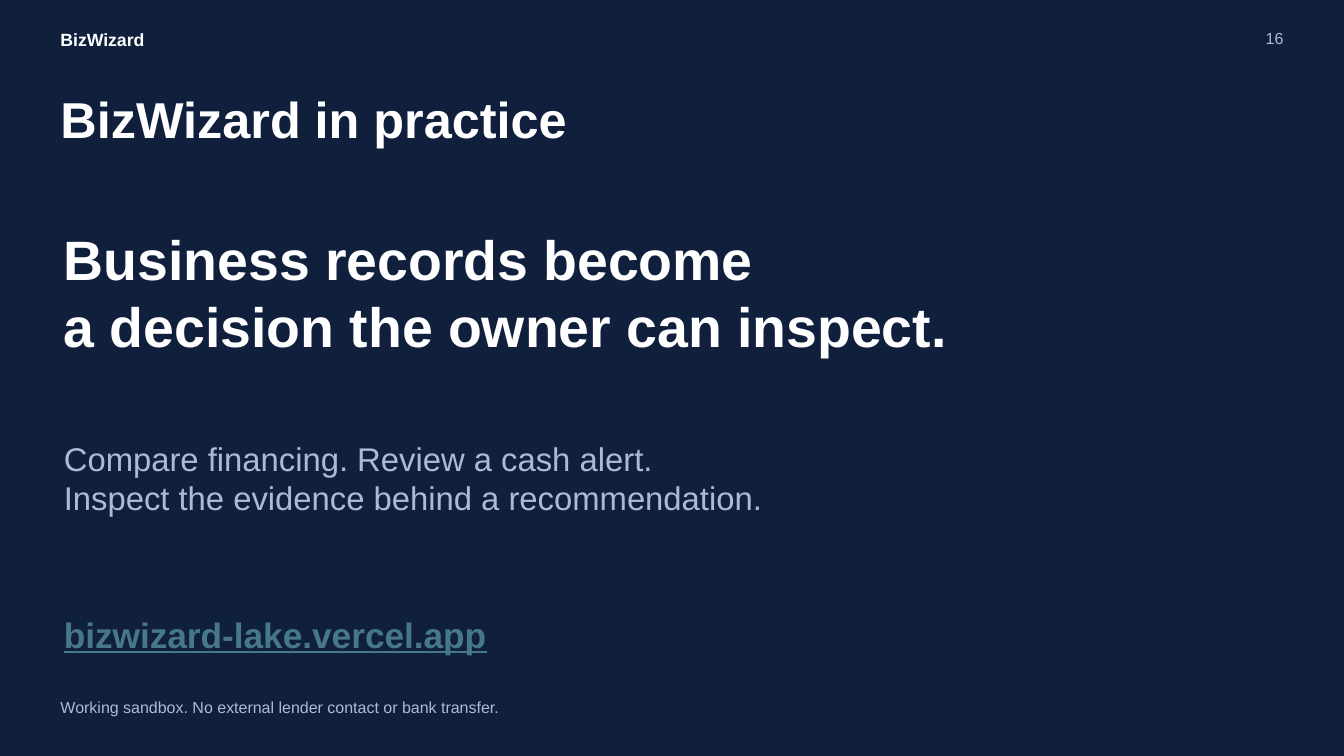
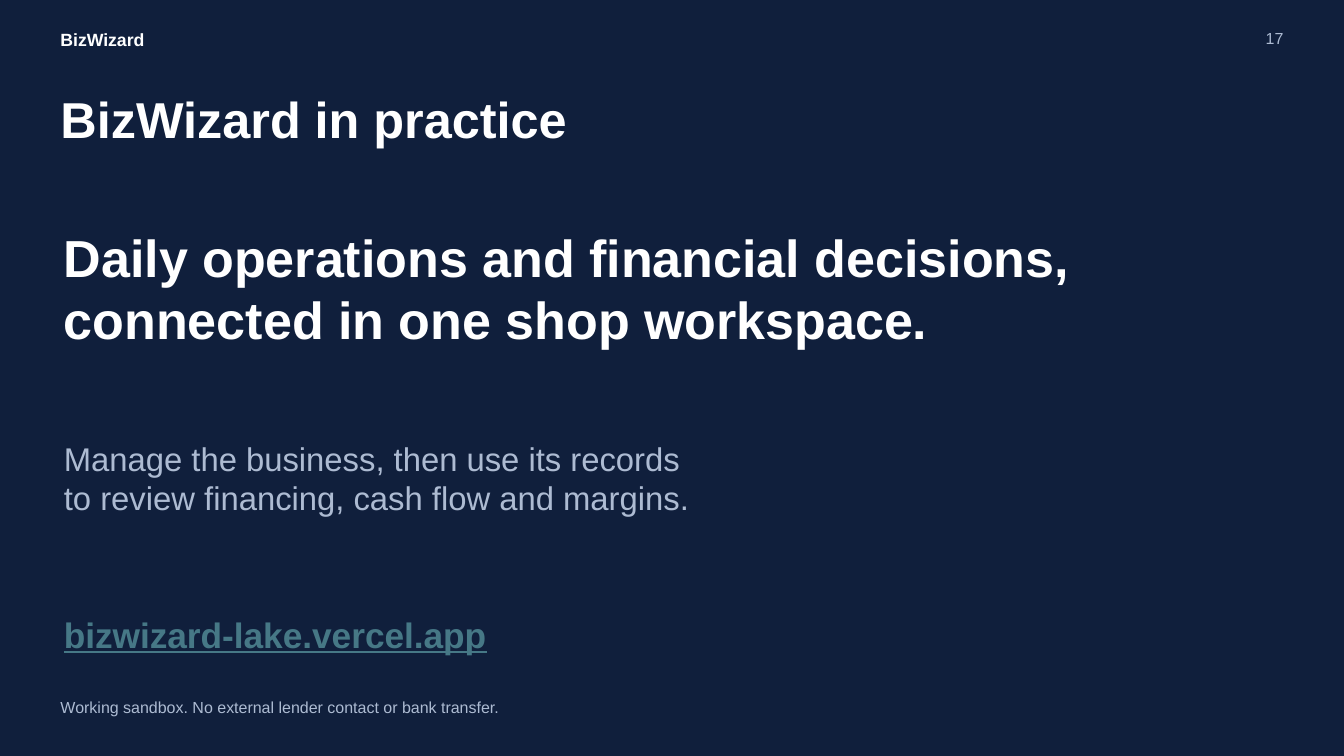
Before and after one commit to mahfuz-saim/bizwizard, a slide deck: slide 17 of output/presentation/BizWizard-Presentation.pptx (slide 16 before the commit). Drawn at 1344x756 pixels with LibreOffice and Linux fonts; fonts in the diff are those of the drawing. Boxes give left, top, right and bottom in pixels: in the first picture for what was removed or moved away, otherwise in the second. Text is boxed around its words. In the diff, an @@ line names an element or a change of style, - is before the commit and + after.

```diff
--- a/output/presentation/BizWizard-Presentation.pptx
+++ b/output/presentation/BizWizard-Presentation.pptx
@@ text at (1266, 33, 1284, 44): text changed @@
-16
+17
@@ text at (64, 239, 1069, 350): text changed; size 49.5 to 46.5 pt @@
-Business records become
-a decision the owner can inspect.
+Daily operations and financial decisions,
+connected in one shop workspace.
@@ text at (64, 447, 689, 517): text changed @@
-Compare financing. Review a cash alert.
-Inspect the evidence behind a recommendation.
+Manage the business, then use its records
+to review financing, cash flow and margins.
```
Also in this commit, not shown: 12 other slides changed, 1 slide added, 1 other file.
